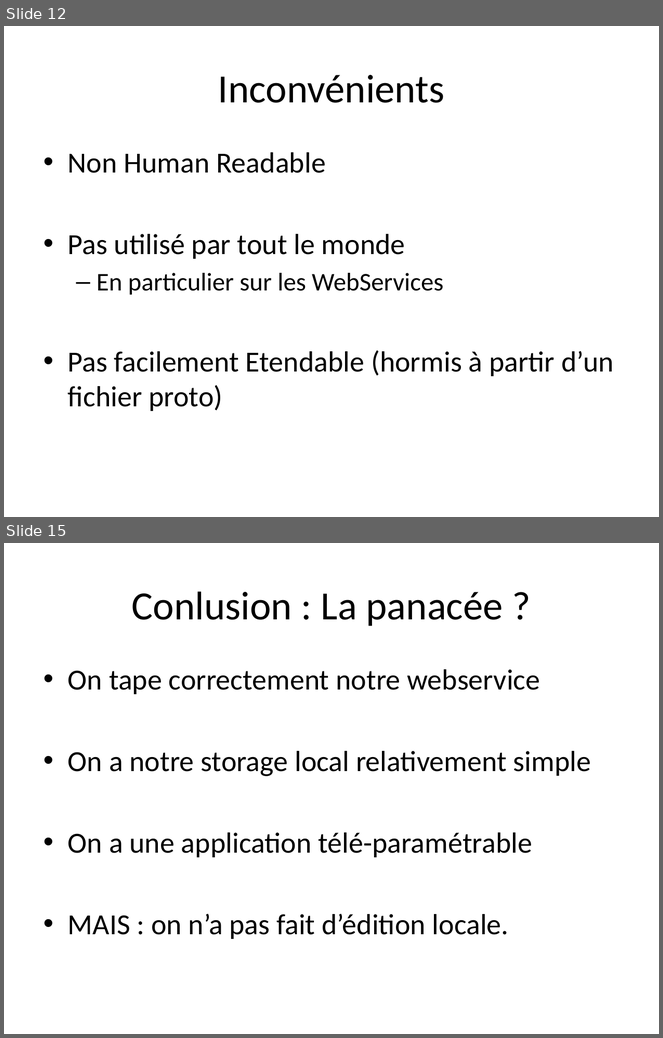
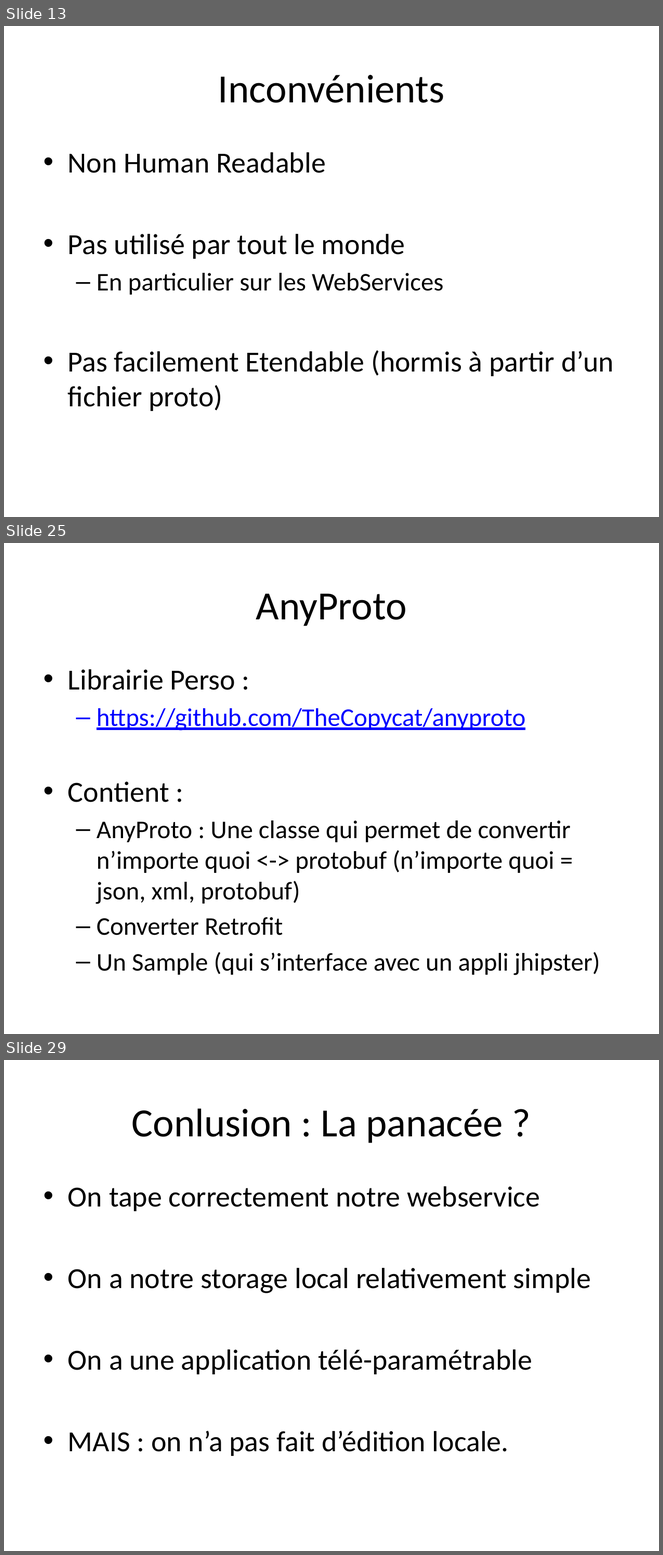
Before and after one commit to TheCopycat/protobuf-powered-android, a slide deck: protobuf-powered.pptx. Shown one above the other, each under a label of ours: slides 12 and 15 before the commit, slides 13, 25 and 29 after it; the slides between them are not shown. The pictures are 663x1038 and 663x1555 pixels, drawn with LibreOffice and Linux fonts; fonts in the diff are those of the drawing. Boxes give left, top, right and bottom in pixels: in the first picture for what was removed or moved away, otherwise in the second. Text is boxed around its words. In the diff, an @@ line names an element or a change of style, - is before the commit and + after.

```diff
--- a/protobuf-powered.pptx
+++ b/protobuf-powered.pptx
@@ slide 25 added at [4,543,659,1034], background #FFFFFF @@
@@ title added at [256,593,407,626], 44 pt, text #000000 @@
+AnyProto
@@ text added at [68,669,600,976], 28 pt, text #000000 @@
+• Librairie Perso :
+  – https://github.com/TheCopycat/anyproto
+• Contient :
+  – AnyProto : Une classe qui permet de convertir n’importe quoi <-> protobuf (n’importe quoi = json, xml, protobuf)
+  – Converter Retrofit
+  – Un Sample (qui s’interface avec un appli jhipster)
@@ what was slide 12 is now slide 13 @@
@@ what was slide 15 is now slide 29 @@
```
Also in this commit, not shown: 5 slides changed, 13 other slides added.
